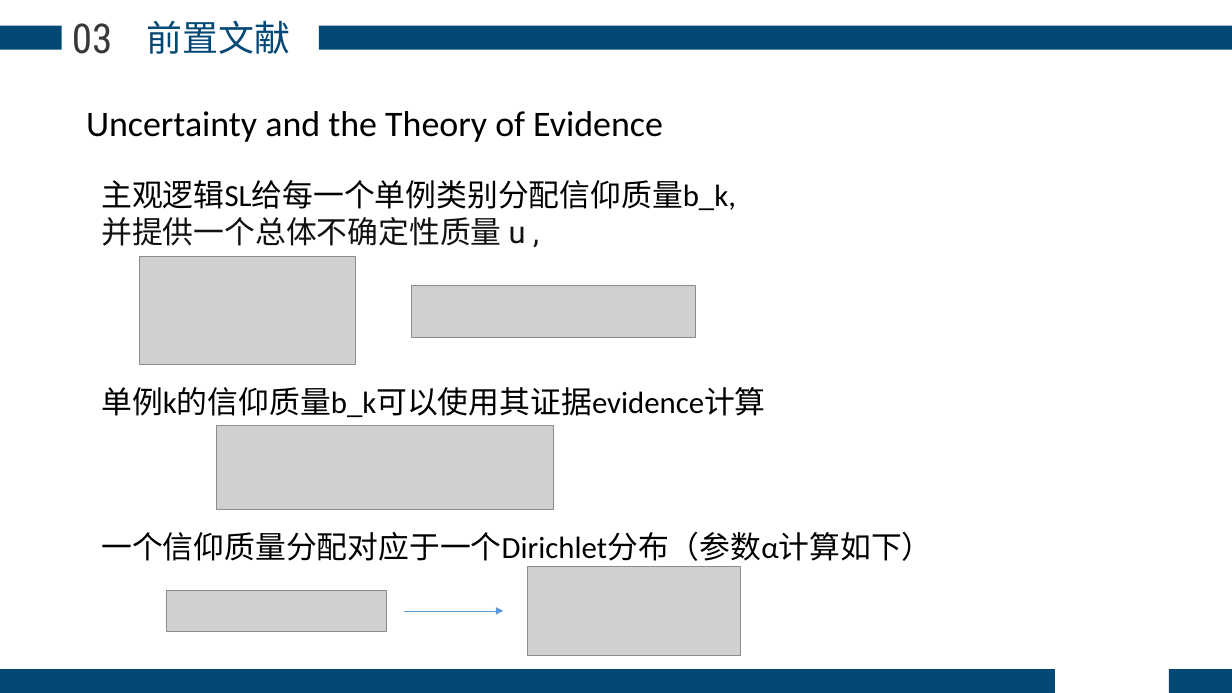
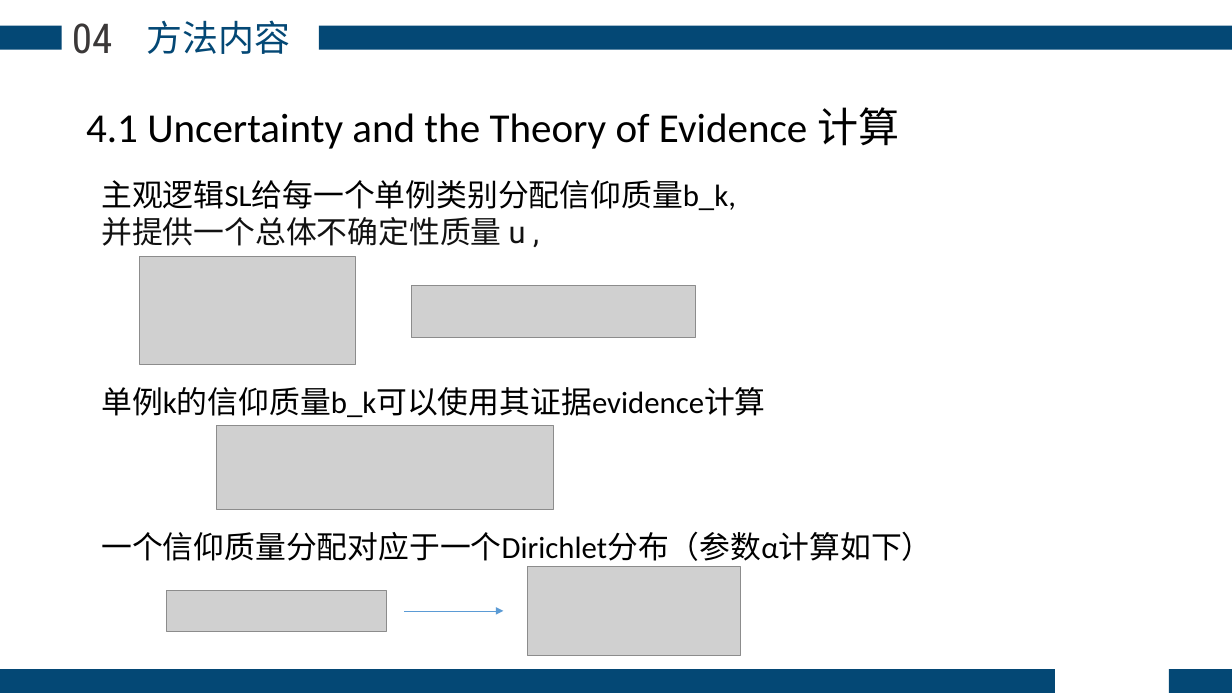
Before and after one commit to phuan-s/remote-repo, a slide deck: slide 8 of 研一上论文分享.pptx. Drawn at 1232x693 pixels with LibreOffice and Linux fonts; fonts in the diff are those of the drawing; grey boxes stand for pictures. Boxes give left, top, right and bottom in pixels: in the first picture for what was removed or moved away, otherwise in the second. Text is boxed around its words. In the diff, an @@ line names an element or a change of style, - is before the commit and + after.

```diff
--- a/研一上论文分享.pptx
+++ b/研一上论文分享.pptx
@@ text at box(72, 23, 112, 54): text changed @@
-03
+04
@@ text at box(147, 20, 291, 54): text changed @@
-前置文献
+方法内容
@@ text at box(86, 107, 900, 149): text changed; size 28 to 32 pt @@
-Uncertainty and the Theory of Evidence
+4.1 Uncertainty and the Theory of Evidence 计算
```
Also in this commit, not shown: 2 other slides changed, 1 slide added, 15 other files.
